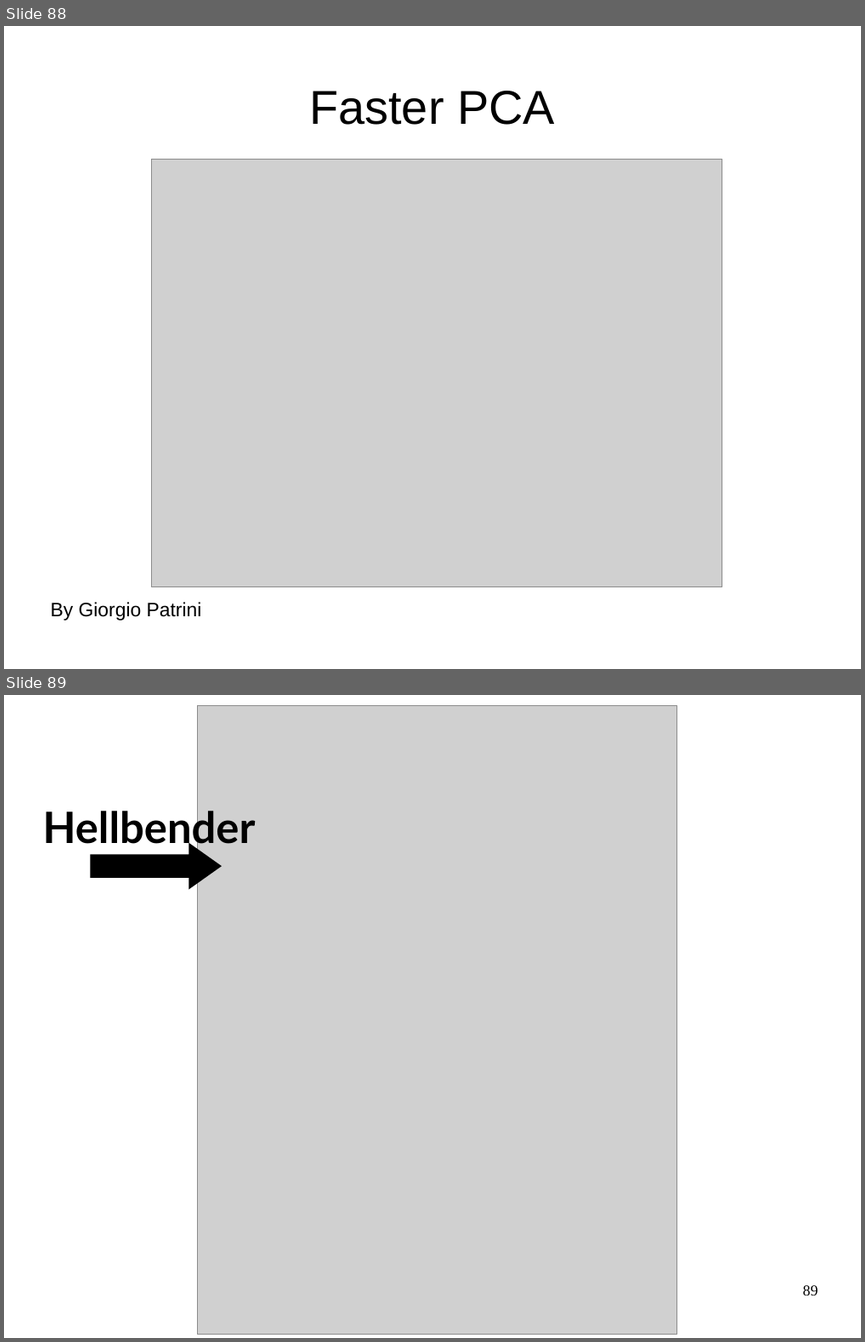
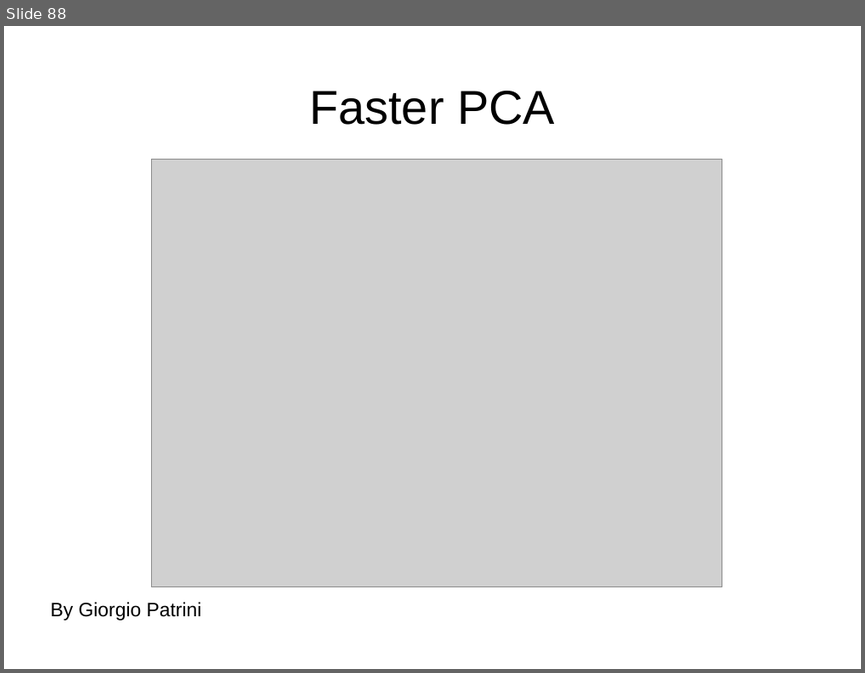
Before and after one commit to amueller/advanced-sklearn-boston-nlp-2016, a slide deck: pydata-amsterdam-advanced-sklearn.odp. Shown one above the other, each under a label of ours: slides 88 and 89 before the commit, slide 88 after it. The pictures are 865x1342 and 865x673 pixels, drawn with LibreOffice and Linux fonts; fonts in the diff are those of the drawing; grey boxes stand for pictures. Boxes give left, top, right and bottom in pixels: in the first picture for what was removed or moved away, otherwise in the second. Text is boxed around its words. In the diff, an @@ line names an element or a change of style, - is before the commit and + after.

```diff
--- a/pydata-amsterdam-advanced-sklearn.odp
+++ b/pydata-amsterdam-advanced-sklearn.odp
@@ slide 89 removed at <box>4,695,861,1338</box>, background #FFFFFF @@
@@ picture removed at <box>198,706,677,1334</box> @@
@@ text removed at <box>43,805,256,851</box> @@
-Hellbender
@@ right arrow removed at <box>91,843,222,890</box> @@
@@ page number removed at <box>803,1285,818,1295</box> @@
-89
```
Also in this commit, not shown: 4 slides changed, 1 slide added, 9 other files.
